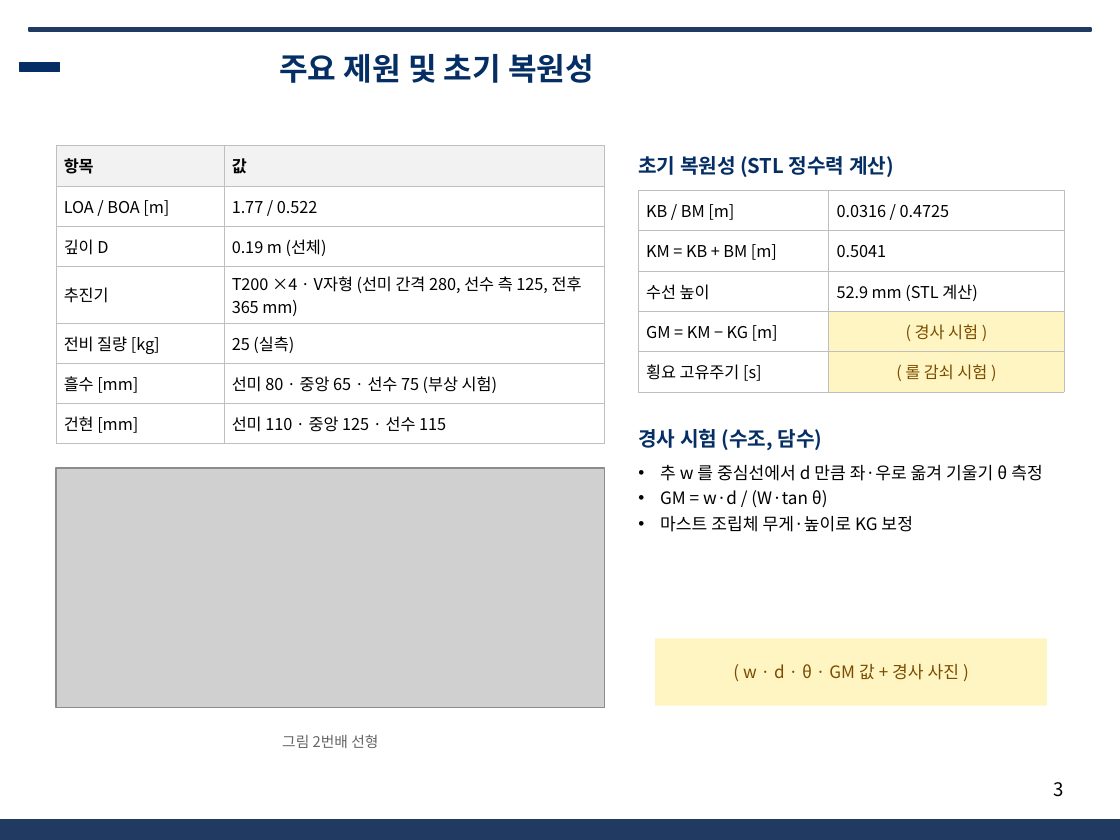
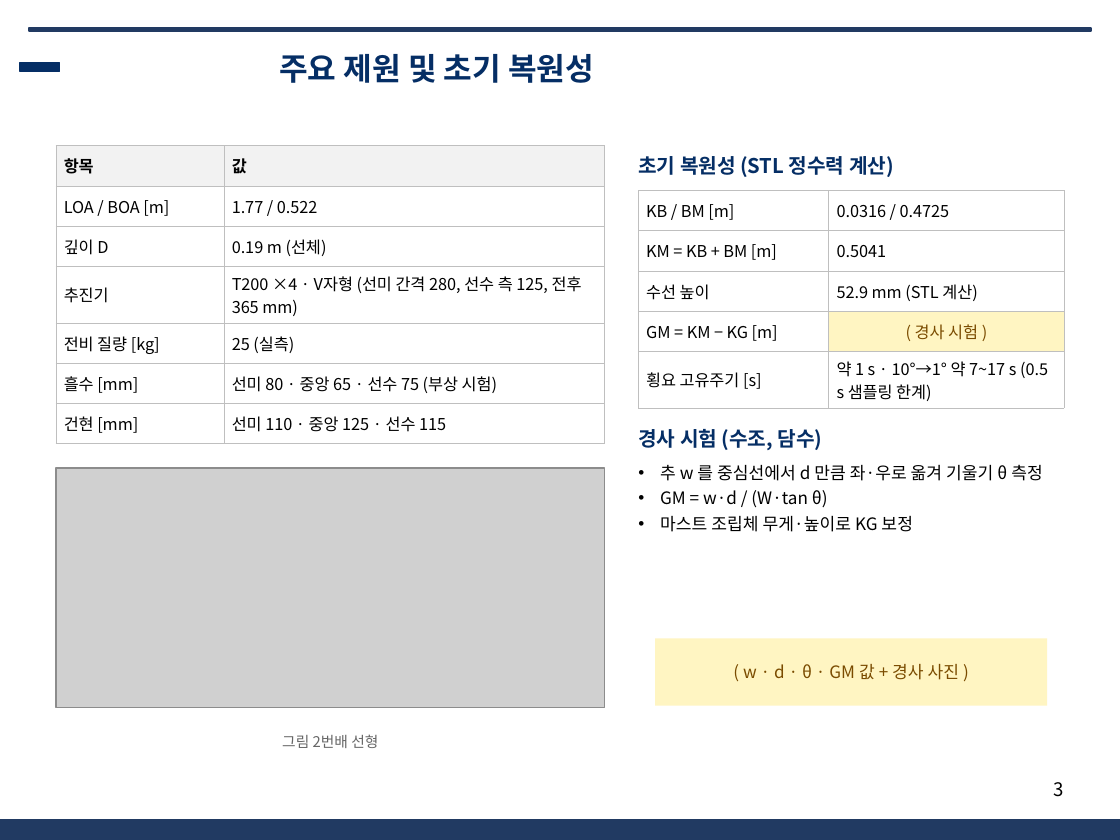
Before and after one commit to unmatsutake377-rgb/ros2_ws, a slide deck: slide 3 of docs/전달용/보고서_분담/발표자료_SSF_B.pptx. Drawn at 1120x840 pixels with LibreOffice and Linux fonts; fonts in the diff are those of the drawing; grey boxes stand for pictures; background and template pictures are left out. Boxes give left, top, right and bottom in pixels: in the first picture for what was removed or moved away, otherwise in the second. Text is boxed around its words. In the diff, an @@ line names an element or a change of style, - is before the commit and + after.

```diff
--- a/docs/전달용/보고서_분담/발표자료_SSF_B.pptx
+++ b/docs/전달용/보고서_분담/발표자료_SSF_B.pptx
@@ table at bbox=[638, 190, 1064, 405] @@
-row 5, column 2: ( 롤 감쇠 시험 )
+row 5, column 2: 약 1 s · 10°→1° 약 7~17 s (0.5 s 샘플링 한계)
@@ fill #FFF5C2 to none in row 5, column 2 @@
```
Also in this commit, not shown: 2 other slides changed, 8 other files.
